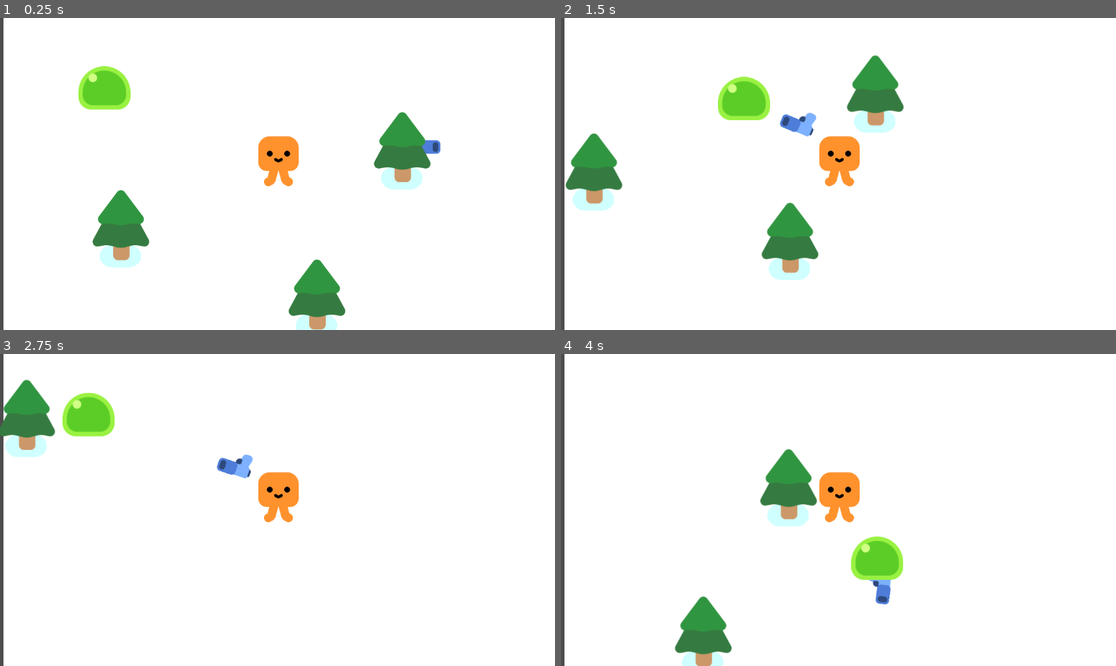
Above: before the commit, frames 1-4 (two rows, left to right).
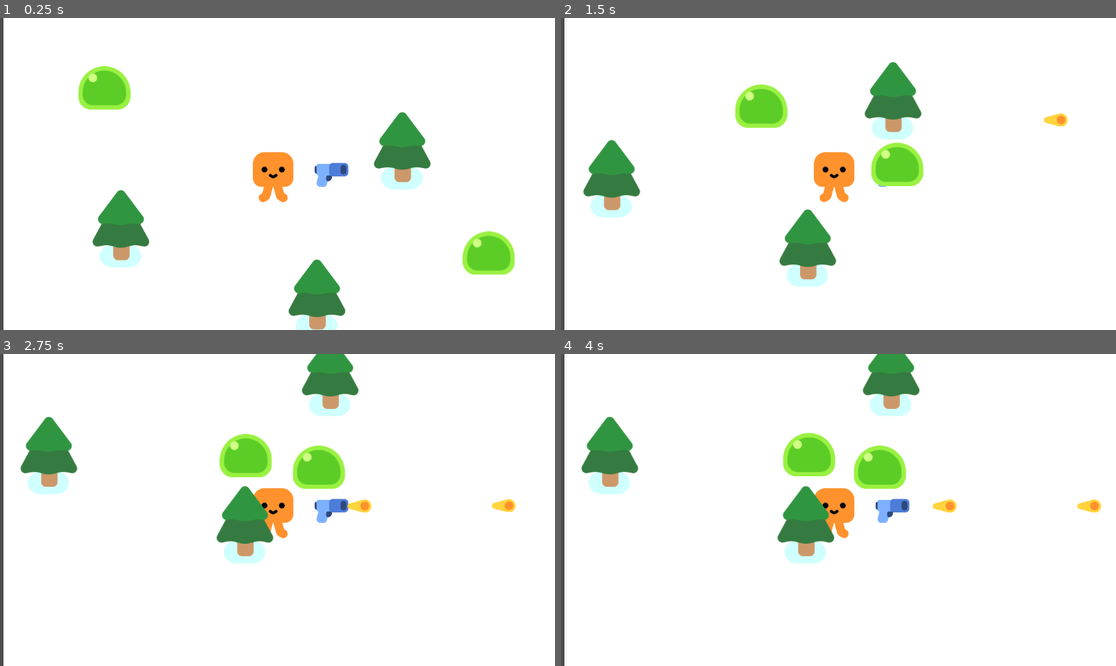
Above: after the commit, the same moments.

Repository: angle-mad/survival-game
Game: Godot game, scene res://characters/Objects/Survivor_Game.tscn
Two runs of this game, one before a commit and one after it. Both use one fixed random seed, a clock stepped at 60 frames per second and the inputs below.
Inputs:
- Up to frame 1 (0.25 s): no input
- Up to frame 2 (1.5 s): tap Enter at 0.5 s; hold D (move_right) 0.53-1.28 s; tap Alt at 0.6 s; hold S (move_down) from 1.28 s (still down); tap Shift at 1.35 s
- Up to frame 3 (2.75 s): release S (move_down) at 2.03 s; hold D (move_right) from 2.03 s (still down); tap Alt at 2.1 s
- Up to frame 4 (4 s): release D (move_right) at 2.78 s; hold W (move_up) 2.78-3.53 s; tap Shift at 2.85 s; hold A (move_left) from 3.53 s (still down); tap Alt at 3.6 s

The runs differ from the first frame. In frame 1, 2.5% of the frame differs, in the area x 45-93%, y 37-83%; in frame 2, 9.7%; in frame 3, 11%; in frame 4, 12%, in the area x 3-98%, y 0-100%.

Commit message:
I added bullets that track to the slime characters in my game

Diff:
--- /dev/null
+++ b/bullet.gd
@@ -0,0 +1,20 @@
+extends Area2D
+
+var travelled_distance = 0
+
+func _physics_process(delta: float) -> void:
+	const SPEED = 1000
+	const RANGE = 1200
+
+	var direction = Vector2.RIGHT.rotated(rotation)
+	position += direction * 1000 * delta
+
+	travelled_distance += SPEED * delta
+	if travelled_distance > RANGE:
+		queue_free()
+
+
+func _on_body_entered(body: Node2D) -> void:
+	queue_free()
+	if body.has_method("take_damage"):
+		body.take_damage()
--- /dev/null
+++ b/bullet.tscn
@@ -0,0 +1,23 @@
+[gd_scene load_steps=4 format=3 uid="uid://c8xtt15fjv3n2"]
+
+[ext_resource type="Script" uid="uid://by8fu6o6bs6m5" path="res://bullet.gd" id="1_v8qja"]
+[ext_resource type="Texture2D" uid="uid://dftkbqwsfd68r" path="res://pistol/projectile.png" id="2_t4vbm"]
+
+[sub_resource type="CircleShape2D" id="CircleShape2D_2b2rl"]
+radius = 17.0
+
+[node name="Bullet" type="Area2D"]
+top_level = true
+rotation = -5.77096
+collision_layer = 0
+collision_mask = 3
+script = ExtResource("1_v8qja")
+
+[node name="Projectile" type="Sprite2D" parent="."]
+texture = ExtResource("2_t4vbm")
+
+[node name="CollisionShape2D" type="CollisionShape2D" parent="."]
+position = Vector2(11, 0)
+shape = SubResource("CircleShape2D_2b2rl")
+
+[connection signal="body_entered" from="." to="." method="_on_body_entered"]
--- a/characters/Objects/Player.tscn
+++ b/characters/Objects/Player.tscn
@@ -1,24 +1,28 @@
 [gd_scene load_steps=5 format=3 uid="uid://eus2brkk4urp"]
 
-[ext_resource type="Script" uid="uid://ca0jl5xtrcpy1" path="res://Characters/Objects/player.gd" id="1_ai5ml"]
-[ext_resource type="Texture2D" uid="uid://b2ent6mf1y7w7" path="res://characters/happy_boo/square_ref.png" id="1_wdmfd"]
-[ext_resource type="PackedScene" uid="uid://b1t2eef7eg4s3" path="res://characters/Objects/gun.tscn" id="3_sqkvr"]
+[ext_resource type="Script" uid="uid://ca0jl5xtrcpy1" path="res://characters/Objects/player.gd" id="1_0rr22"]
+[ext_resource type="Texture2D" uid="uid://b2ent6mf1y7w7" path="res://characters/happy_boo/square_ref.png" id="2_dva2w"]
+[ext_resource type="PackedScene" uid="uid://b1t2eef7eg4s3" path="res://characters/Objects/gun.tscn" id="3_0rr22"]
 
-[sub_resource type="CircleShape2D" id="CircleShape2D_ai5ml"]
-radius = 47.010635
+[sub_resource type="CircleShape2D" id="CircleShape2D_vo4yd"]
+radius = 64.12488
 
 [node name="Player" type="CharacterBody2D"]
-script = ExtResource("1_ai5ml")
+collision_layer = 2
+collision_mask = 3
+script = ExtResource("1_0rr22")
 
-[node name="Sprite2D" type="Sprite2D" parent="."]
-position = Vector2(0, -29)
-texture = ExtResource("1_wdmfd")
+[node name="SquareRef" type="Sprite2D" parent="."]
+position = Vector2(-11, 4)
+texture = ExtResource("2_dva2w")
 
 [node name="CollisionShape2D" type="CollisionShape2D" parent="."]
-position = Vector2(2, -37)
-shape = SubResource("CircleShape2D_ai5ml")
+position = Vector2(-8, 3)
+shape = SubResource("CircleShape2D_vo4yd")
 
-[node name="Gun" parent="." instance=ExtResource("3_sqkvr")]
-position = Vector2(104, -39)
+[node name="Gun" parent="." instance=ExtResource("3_0rr22")]
+position = Vector2(-2, 0)
+collision_layer = 1
+collision_mask = 3
 
 [node name="Camera2D" type="Camera2D" parent="."]
--- a/characters/Objects/Survivor_Game.tscn
+++ b/characters/Objects/Survivor_Game.tscn
@@ -29,3 +29,6 @@
 
 [node name="Mob" parent="." instance=ExtResource("3_035sf")]
 position = Vector2(93, 82)
+
+[node name="Mob2" parent="." instance=ExtResource("3_035sf")]
+position = Vector2(1028, 485)
--- a/characters/Objects/gun.gd
+++ b/characters/Objects/gun.gd
@@ -1,8 +1,19 @@
 extends Area2D
 
 
-func _physics_process(delta: float) -> void:
+func _physics_process(_delta: float) -> void:
 	var enemies_in_range = get_overlapping_bodies()
 	if enemies_in_range.size() > 0:
 		var target_enemy = enemies_in_range.front()
 		look_at(target_enemy.global_position)
+
+func shoot():
+	const BULLET = preload("res://bullet.tscn")
+	var new_bullet = BULLET.instantiate()
+	new_bullet.global_position = %ShootingPoint.global_position
+	new_bullet.global_rotation = %ShootingPoint.global_rotation
+	%ShootingPoint.add_child(new_bullet)
+
+
+func _on_timer_timeout() -> void:
+	shoot()
--- a/characters/Objects/gun.tscn
+++ b/characters/Objects/gun.tscn
@@ -1,7 +1,7 @@
 [gd_scene load_steps=4 format=3 uid="uid://b1t2eef7eg4s3"]
 
 [ext_resource type="Texture2D" uid="uid://cswb5do8rrj7q" path="res://pistol/pistol.png" id="1_hg2pu"]
-[ext_resource type="Script" uid="uid://kru5jy4cxkfn" path="res://Characters/Objects/gun.gd" id="1_ojr51"]
+[ext_resource type="Script" uid="uid://kru5jy4cxkfn" path="res://characters/Objects/gun.gd" id="1_ojr51"]
 
 [sub_resource type="CircleShape2D" id="CircleShape2D_ojr51"]
 radius = 447.11185
@@ -19,8 +19,15 @@
 position = Vector2(6, 1)
 
 [node name="Pistol" type="Sprite2D" parent="WeaponPivot"]
-position = Vector2(193, -7)
+position = Vector2(108, 1)
 texture = ExtResource("1_hg2pu")
 
 [node name="ShootingPoint" type="Marker2D" parent="WeaponPivot/Pistol"]
+unique_name_in_owner = true
 position = Vector2(25, -11)
+
+[node name="Timer" type="Timer" parent="."]
+wait_time = 0.3
+autostart = true
+
+[connection signal="timeout" from="Timer" to="." method="_on_timer_timeout"]
--- /dev/null
+++ b/mob.tscn
@@ -0,0 +1,5 @@
+[gd_scene load_steps=2 format=3 uid="uid://bickjcx1snvoy"]
+
+[ext_resource type="PackedScene" uid="uid://eus2brkk4urp" path="res://characters/Objects/Player.tscn" id="1_dy6sc"]
+
+[node name="Mob" instance=ExtResource("1_dy6sc")]
Not shown, added: bullet.gd.uid
